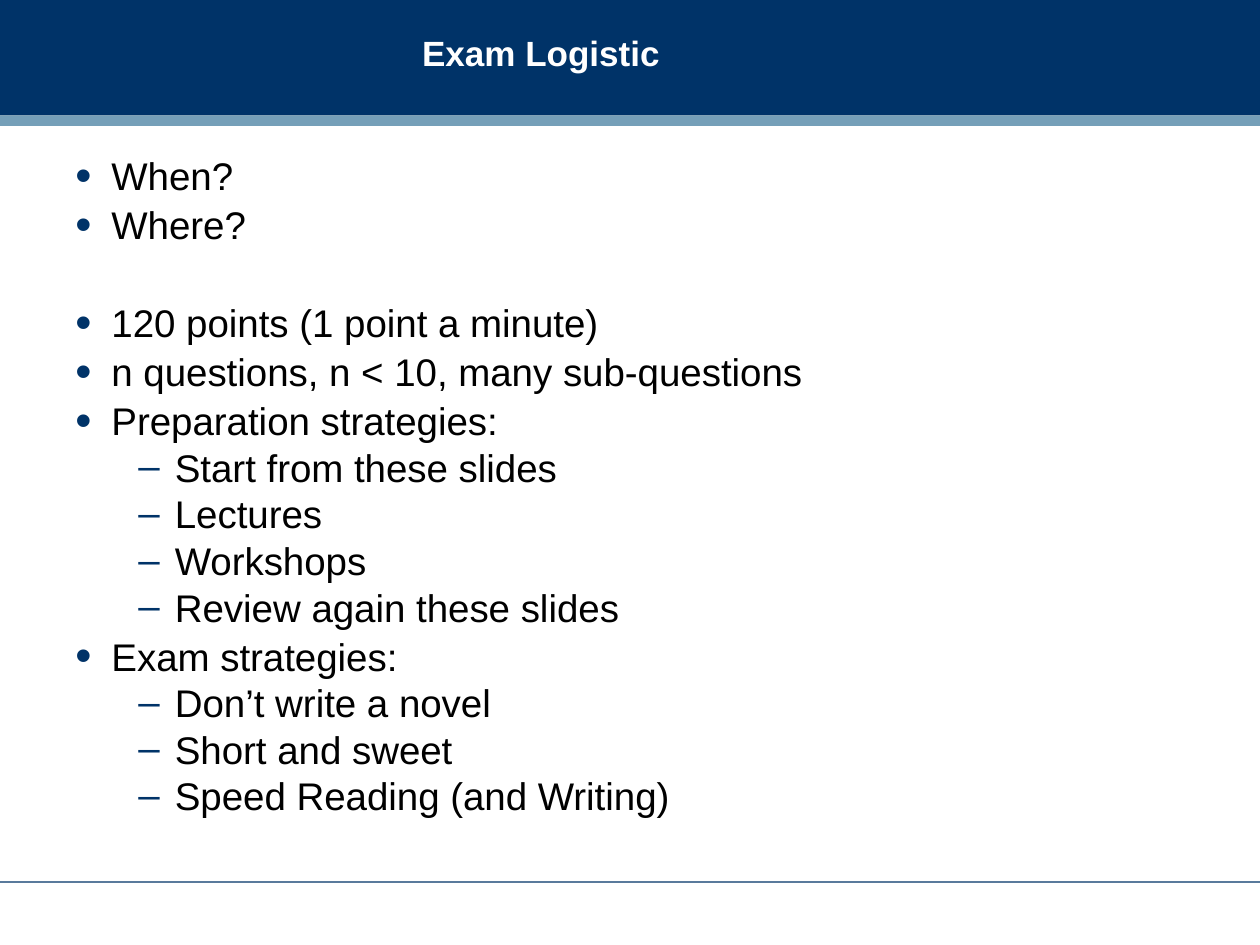
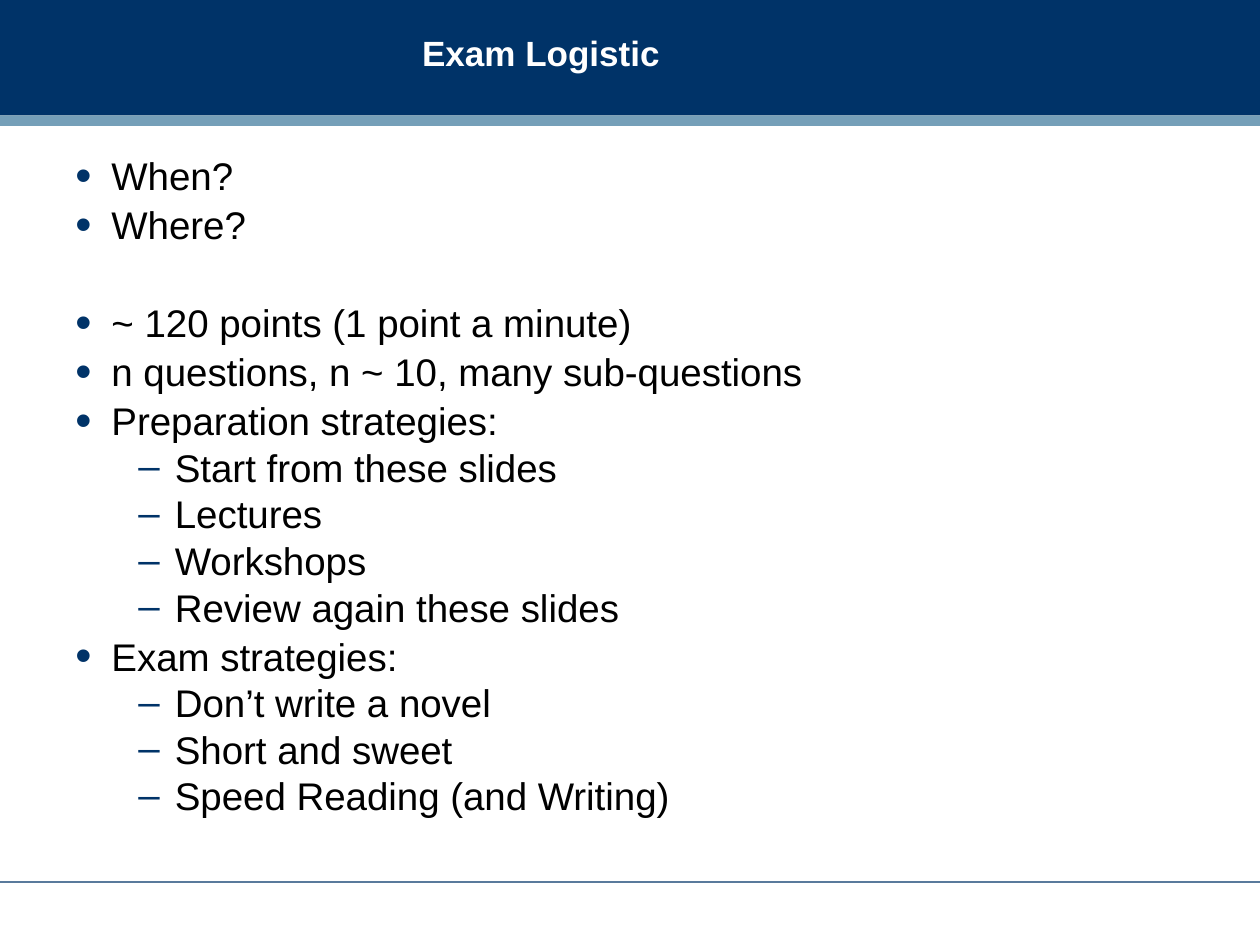
Before and after one commit to dreamind/ix, a slide deck: slide 2 of lectures/review/exam_review.ppt. Drawn at 1260x945 pixels with LibreOffice and Linux fonts; fonts in the diff are those of the drawing; background and template pictures are left out. Boxes give left, top, right and bottom in pixels: in the first picture for what was removed or moved away, otherwise in the second. Text is boxed around its words. In the diff, an @@ line names an element or a change of style, - is before the commit and + after.

```diff
--- a/lectures/review/exam_review.ppt
+++ b/lectures/review/exam_review.ppt
@@ text at <box>111,309,802,394</box>: text changed @@
-• 120 points (1 point a minute)
-• n questions, n < 10, many sub-questions
+• ~ 120 points (1 point a minute)
+• n questions, n ~ 10, many sub-questions
```
Also in this commit, not shown: 11 other slides changed, 1 slide added, 3 slides removed, 2 other files.
